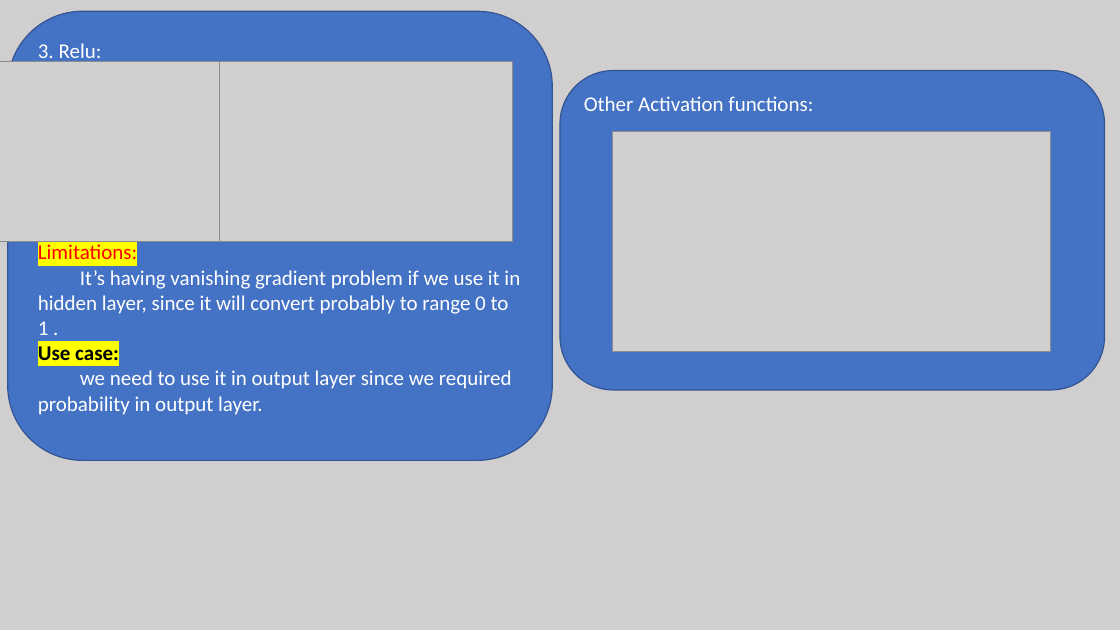
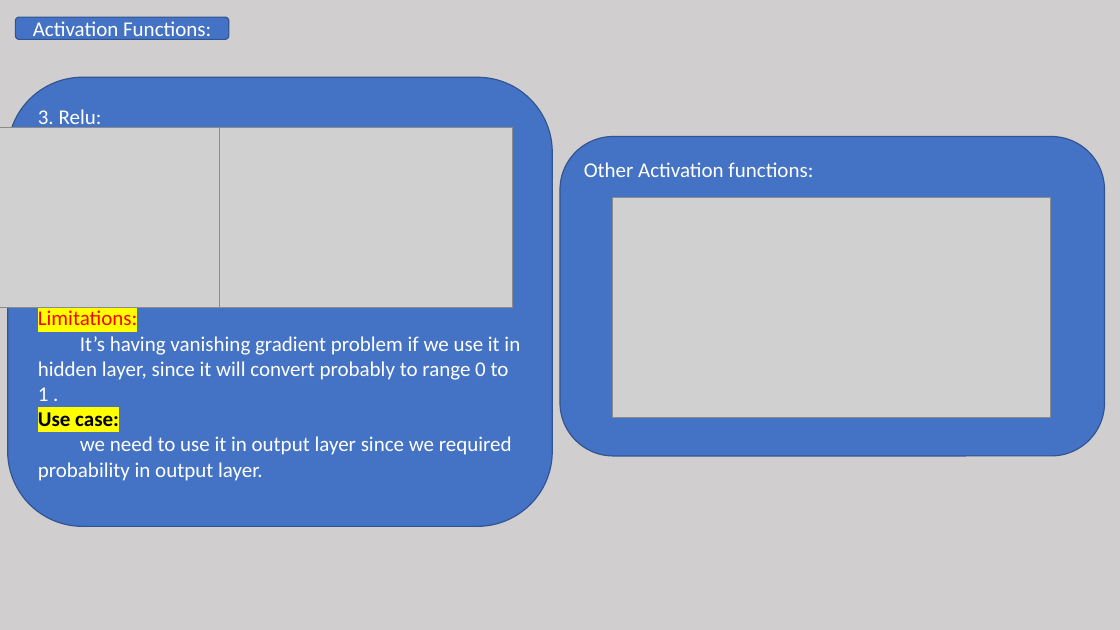
Before and after one commit to JagrutBhatt/NeuralNetworks, a slide deck: slide 5 of NN.pptx. Drawn at 1120x630 pixels with LibreOffice and Linux fonts; fonts in the diff are those of the drawing; grey boxes stand for pictures. Boxes give left, top, right and bottom in pixels: in the first picture for what was removed or moved away, otherwise in the second. Text is boxed around its words. In the diff, an @@ line names an element or a change of style, - is before the commit and + after.

```diff
--- a/NN.pptx
+++ b/NN.pptx
@@ rounded rectangle added at (x1=15, y1=17, x2=229, y2=39), fill #4472C4, outline #325491 1 pt, 18 pt, text #FFFFFF @@
+Activation Functions:
@@ 3 pictures, 2 rounded rectangles moved together from (x1=0, y1=11, x2=1105, y2=460) to (x1=0, y1=77, x2=1105, y2=527) @@
```
Also in this commit, not shown: 1 other slide changed, 6 slides added.
